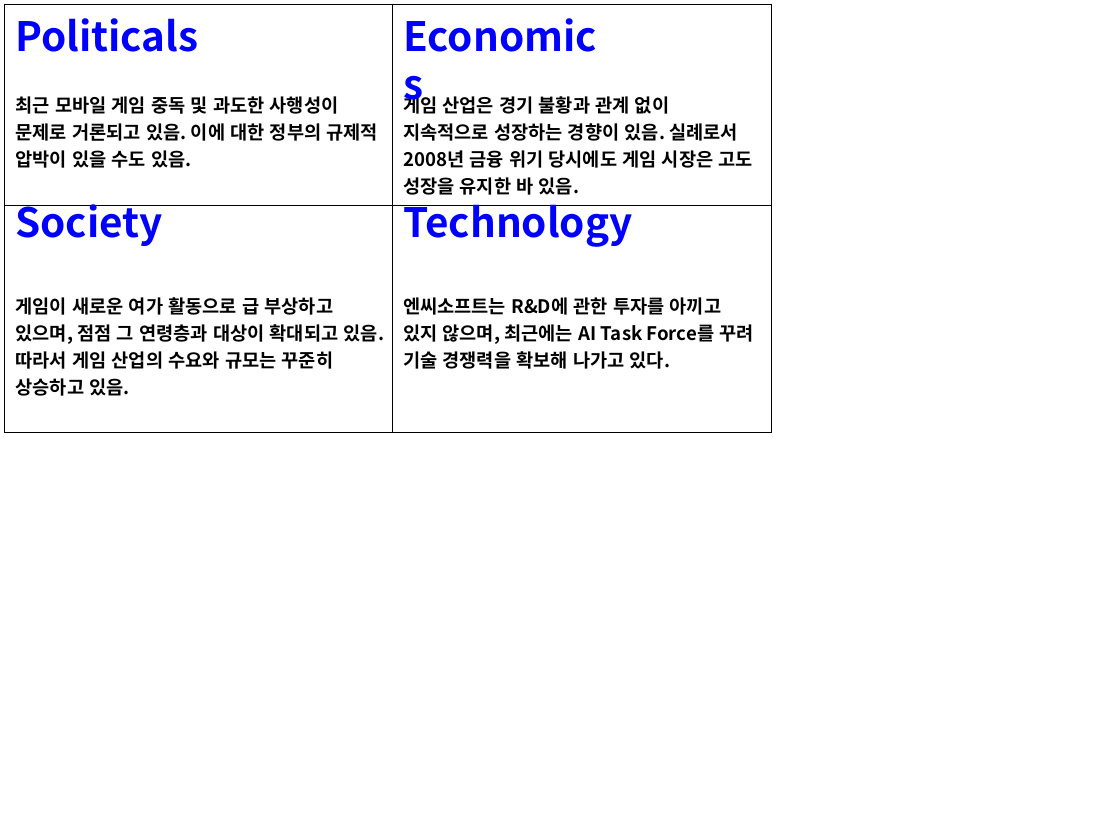
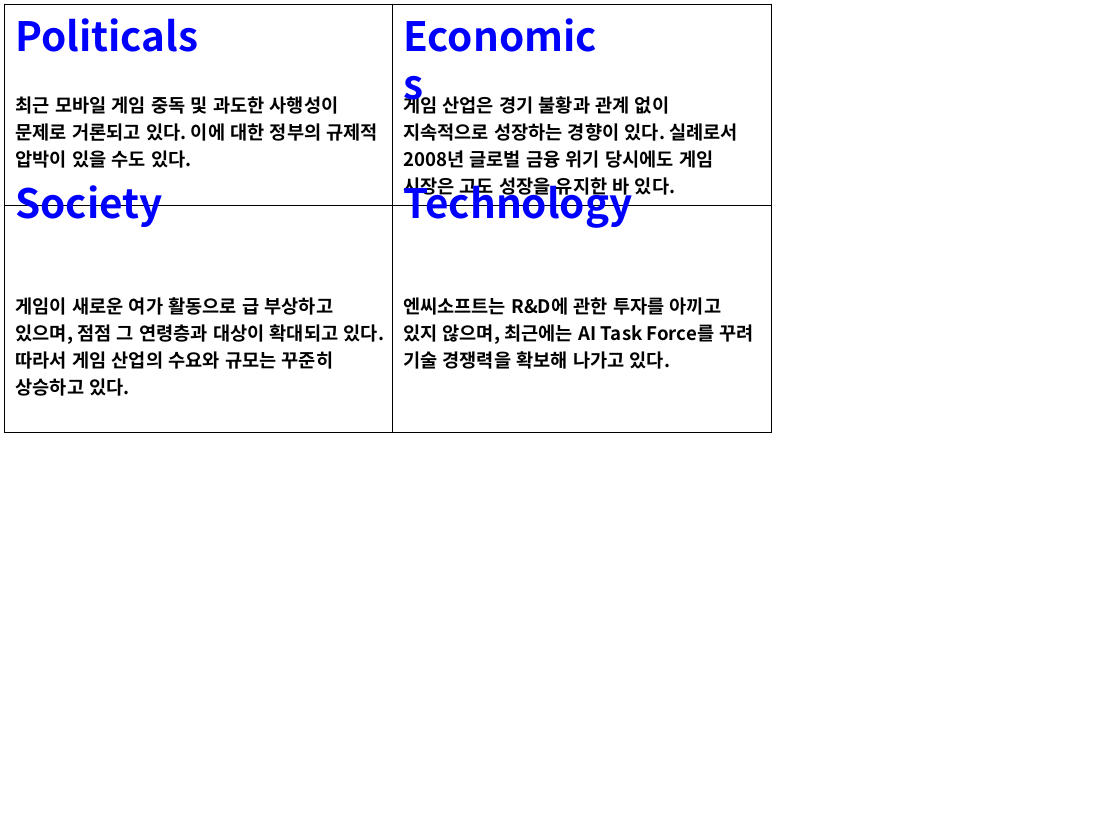
Before and after one commit to producer82/---, a slide deck: slide 2 of 파워포인트/환경 분석.pptx. Drawn at 1120x840 pixels with LibreOffice and Linux fonts; fonts in the diff are those of the drawing. Boxes give left, top, right and bottom in pixels: in the first picture for what was removed or moved away, otherwise in the second. Text is boxed around its words. In the diff, an @@ line names an element or a change of style, - is before the commit and + after.

```diff
--- a/파워포인트/환경 분석.pptx
+++ b/파워포인트/환경 분석.pptx
@@ table at [4,4,772,400] @@
-row 1, column 1: 최근 모바일 게임 중독 및 과도한 사행성이 문제로 거론되고 있음. 이에 대한 정부의 규제적 압박이 있을 수도 있음.
+row 1, column 1: 최근 모바일 게임 중독 및 과도한 사행성이 문제로 거론되고 있다. 이에 대한 정부의 규제적 압박이 있을 수도 있다.
-row 1, column 2: 게임 산업은 경기 불황과 관계 없이 지속적으로 성장하는 경향이 있음. 실례로서 2008년 금융 위기 당시에도 게임 시장은 고도 성장을 유지한 바 있음.
+row 1, column 2: 게임 산업은 경기 불황과 관계 없이 지속적으로 성장하는 경향이 있다. 실례로서 2008년 글로벌 금융 위기 당시에도 게임 시장은 고도 성장을 유지한 바 있다.
-row 2, column 1: 게임이 새로운 여가 활동으로 급 부상하고 있으며, 점점 그 연령층과 대상이 확대되고 있음. / 따라서 게임 산업의 수요와 규모는 꾸준히 상승하고 있음.
+row 2, column 1: 게임이 새로운 여가 활동으로 급 부상하고 있으며, 점점 그 연령층과 대상이 확대되고 있다. / 따라서 게임 산업의 수요와 규모는 꾸준히 상승하고 있다.
@@ text "Society": place and size @@
-text "Society" at [15,204,162,246]
+text "Society" at [15,185,162,227]
@@ text "Technology" rewrapped from [403,204,633,247] to [403,177,633,228] @@
```
Also in this commit, not shown: 2 other slides changed, 1 slide added, 13 other files.
